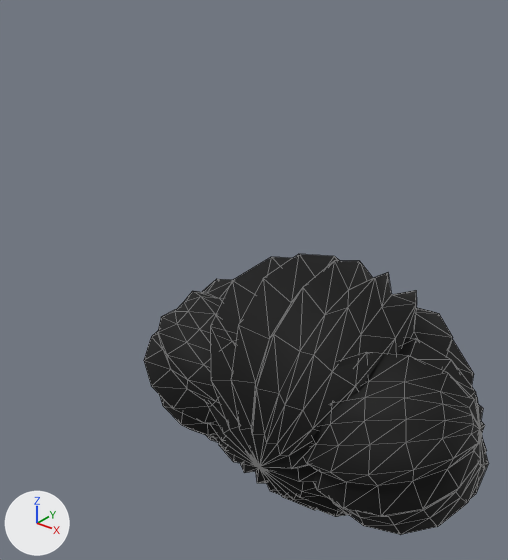
What one commit did to the glTF model game/art3d/chars/bellows/bouffant_frazzled.glb.
Camera for both pictures: a camera (50 mm lens) standing at (0.825, -0.823, 0.94) and looking at (-0.061, 0.285, 0.253). The lights are fixed; the arrows at lower left show +X, +Y and +Z. The older version comes first. Mesh edges are drawn as thin lines. Vertices at exactly the same position are counted once.

In view in the first picture: 'bouffant_frazzled'.
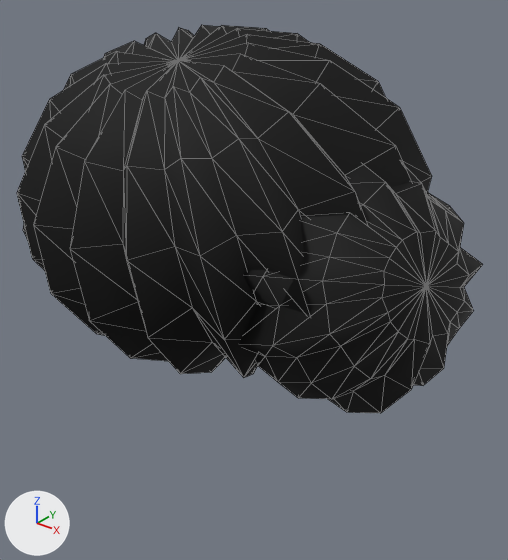
Changed parts and their boxes (x1, y1, x2, y2) in the pictures (508 x 560 px; the box of a moved part takes in the faces that stretch with it):
'bouffant_frazzled', reshaped (35% wider, 38% taller): before (144, 254, 488, 535); after (17, 25, 483, 413)
part 1 of me_bouffant_frazzled, moved or reshaped: before (205, 254, 474, 517); after (17, 25, 432, 378)
part 2 of me_bouffant_frazzled, moved or reshaped: before (305, 338, 488, 535); after (240, 164, 483, 413)
part 3 of me_bouffant_frazzled, moved or reshaped (mostly hidden afterwards): before (144, 279, 236, 442); after (18, 201, 28, 240)

Diff of the bpy script that builds the scene:
```diff
--- a/game/art3d/chars/bellows/bouffant_frazzled.glb.py
+++ b/game/art3d/chars/bellows/bouffant_frazzled.glb.py
@@ me_bouffant_frazzled @@
 # used by ob_bouffant_frazzled; location = (0.0, 0.0, 0.0)
-me_bouffant_frazzled.from_pydata(...)  # 622 vertices, 1232 faces; spans x -0.463..0.463, y 0.184..0.809, z -0.451..0.234
+me_bouffant_frazzled.from_pydata(...)  # 622 vertices, 1232 faces; spans x -0.481..0.481, y -0.234..0.451, z 0.189..0.809
+# me_bouffant_frazzled part 1: the loose piece of 254 vertices spanning x -0.389..0.389, y 0.202..0.809, z -0.451..0.234 is turned 90 degrees about the x axis through the mesh origin
+# me_bouffant_frazzled part 2: the loose piece of 184 vertices spanning x 0.034..0.463, y 0.186..0.641, z -0.333..0.13 is turned 90 degrees about the x axis through its middle, then moved by (0.018, -0.295, 0.519)
+# me_bouffant_frazzled part 3: the loose piece of 184 vertices spanning x -0.463..-0.034, y 0.184..0.639, z -0.33..0.133 is turned 90 degrees about the x axis through its middle, then moved by (-0.018, -0.296, 0.515)
 me_bouffant_frazzled.materials.append(mat_bellows_toy)
```
